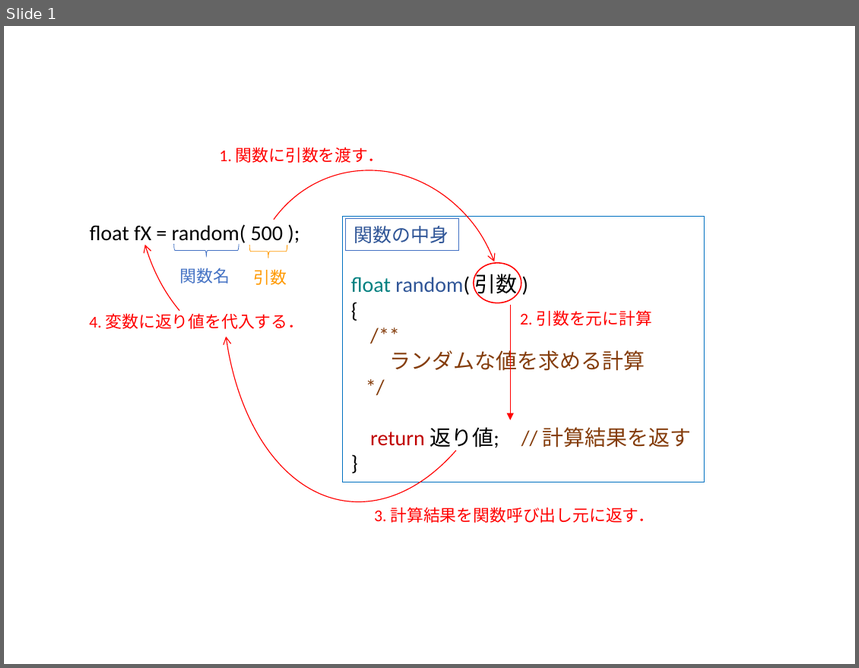
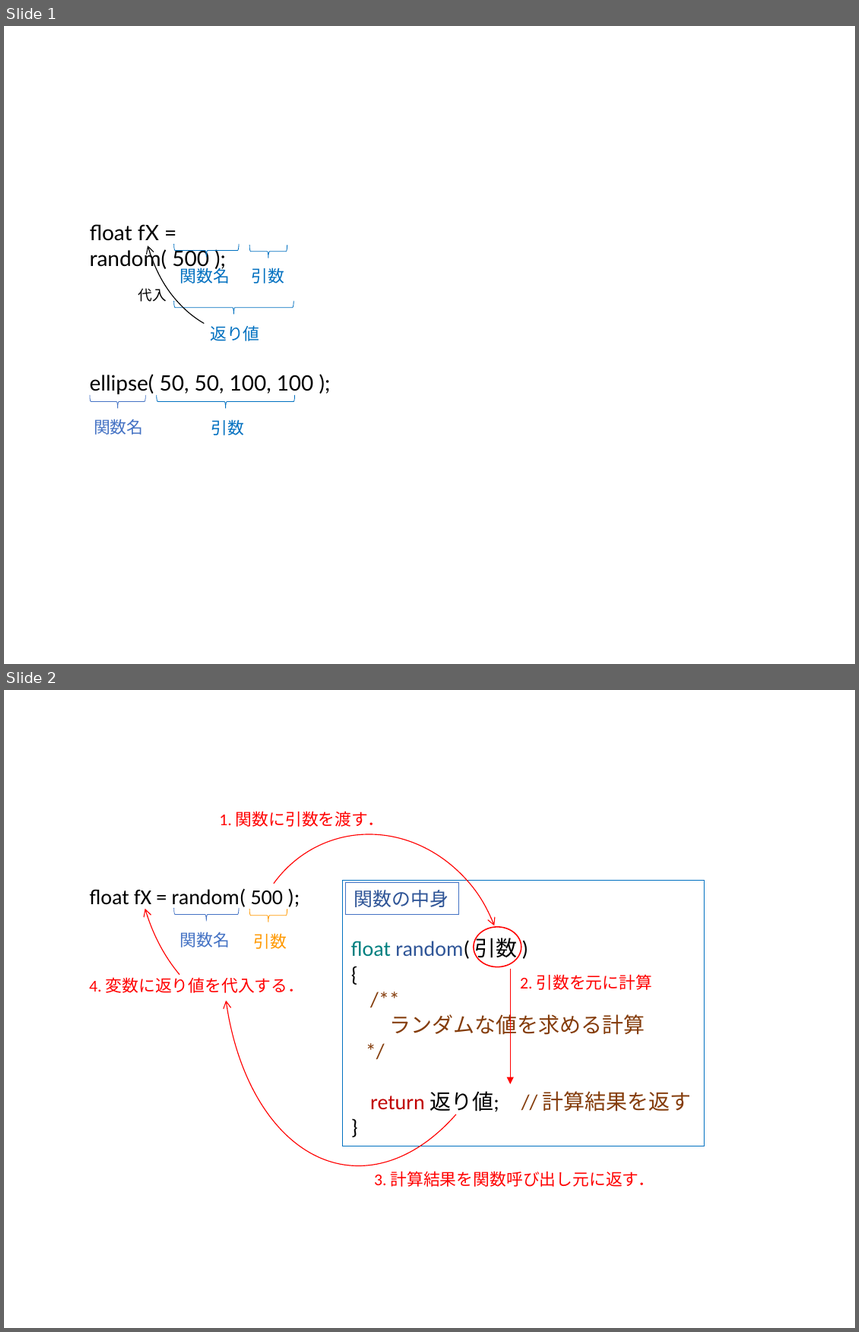
Before and after one commit to afukushimagit/afukushimagit.github.io, a slide deck: images/function/図素材.pptx. Shown one above the other, each under a label of ours: slide 1 before the commit, slides 1 and 2 after it. The pictures are 859x668 and 859x1332 pixels, drawn with LibreOffice and Linux fonts; fonts in the diff are those of the drawing. Boxes give left, top, right and bottom in pixels: in the first picture for what was removed or moved away, otherwise in the second. Text is boxed around its words. In the diff, an @@ line names an element or a change of style, - is before the commit and + after.

```diff
--- a/images/function/図素材.pptx
+++ b/images/function/図素材.pptx
@@ slide 1 added at (4,26,855,664), background #FFFFFF @@
@@ arc (boxed as its full ellipse) added at (123,26,388,348), outline #000000 0.75 pt @@
@@ text added at (90,224,209,271), 18 pt, text #000000 @@
+float fX = random( 500 );
@@ left brace added at (174,244,239,258), outline #0070C0 0.5 pt @@
@@ left brace added at (250,245,287,259), outline #0070C0 0.5 pt @@
@@ text added at (180,266,229,284), 14 pt, text #0070C0 @@
+関数名
@@ text added at (252,268,285,284), 14 pt, text #0070C0 @@
+引数
@@ text added at (139,286,167,302), 12 pt, text #000000 @@
+代入
@@ left brace added at (173,301,294,315), outline #0070C0 0.5 pt @@
@@ text added at (210,325,259,341), 14 pt, text #0070C0 @@
+返り値
@@ text added at (90,374,314,395), 18 pt, text #000000 @@
+ellipse( 50, 50, 100, 100 );
@@ left brace added at (90,395,146,409), outline #4472C4 0.5 pt @@
@@ left brace added at (158,395,295,408), outline #0070C0 0.5 pt @@
@@ text added at (94,419,143,435), 14 pt, text #4472C4 @@
+関数名
@@ text added at (211,420,245,436), 14 pt, text #0070C0 @@
+引数
@@ what was slide 1 is now slide 2 @@
```
Also in this commit, not shown: 33 other files.
